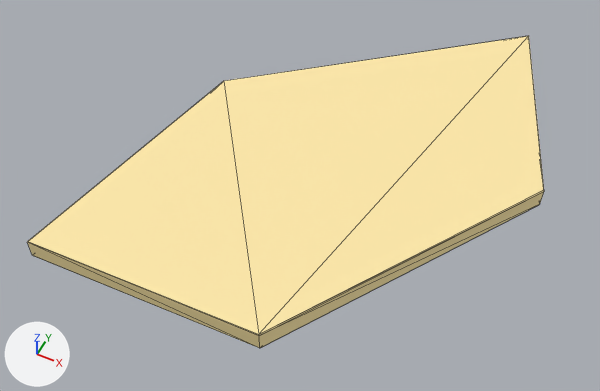
What one commit did to the glTF model public/models/countries/MUS.glb.
Before and after are seen from a 50 mm camera at (0.711, -1.722, 1.88) aimed at (-0.039, -0.223, 0.006). The axes (+X, +Y, +Z) are drawn at lower left. The lights are the same throughout. The picture after the commit comes second. Mesh edges are drawn as thin lines. Vertices at exactly the same position are counted once.
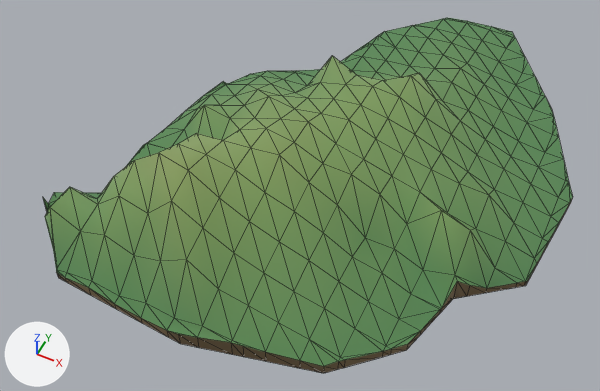
What changed in the scene script:
```text
Add mat_terreno_dem:
    mat_terreno_dem = bpy.data.materials.new('Terreno DEM')
    mat_terreno_dem.use_nodes = True; mat_terreno_dem.node_tree.nodes.clear()
    _N = mat_terreno_dem.node_tree.nodes; _L = mat_terreno_dem.node_tree.links
    n0 = _N.new('ShaderNodeBsdfPrincipled'); n0.name = 'Principled BSDF'
    n0.inputs[1].default_value = 1.0  # 'Metallic'
    n0.inputs[2].default_value = 0.95  # 'Roughness'
    n1 = _N.new('ShaderNodeOutputMaterial'); n1.name = 'Material Output'
    n2 = _N.new('ShaderNodeVertexColor'); n2.name = 'Color Attribute'
    _L.new(n0.outputs[0], n1.inputs[0])  # 'BSDF' to 'Surface'
    _L.new(n2.outputs[0], n0.inputs[0])  # 'Color' to 'Base Color'
Add mat_base_cartográfica:
    mat_base_cartográfica = principled_material('Base cartográfica')
    mat_base_cartográfica.base_color = (0.34, 0.26, 0.16)  # brown #9e8b6f
    mat_base_cartográfica.metallic = 1.0
    mat_base_cartográfica.roughness = 1.0
Change me_mesh_0:
    used by ob_mesh_0; location = (0.0, 0.0, 0.0)
    remove me_mesh_0.from_pydata(...)  # 20 vertices, 36 faces; spans x -0.62..0.62, y -0.76..0.77, z 0.0..0.07
    remove me_mesh_0.materials.append(mat_cor_sólida)  # beige #ffeaaa
    add me_mesh_0.from_pydata(...)  # 380 vertices, 684 faces; spans x -0.7..0.7, y -0.82..0.82, z 0.0..0.34
    me_mesh_0 part 1: 20 vertices removed from x -0.62..0.62, y -0.76..0.77, z 0.0..0.07; 380 vertices added at x -0.7..0.7, y -0.82..0.82, z 0.0..0.34
    add me_mesh_0.materials.append(mat_terreno_dem)
    add me_mesh_0.materials.append(mat_base_cartográfica)  # brown #9e8b6f
```

Where the change shows, as pixel boxes [x1, y1, x2, y2] in the pictures (600 x 391 px):
'Mesh_0', reshaped, recoloured (14% taller)
    before: [27, 36, 544, 348]
    after: [43, 18, 573, 373]
